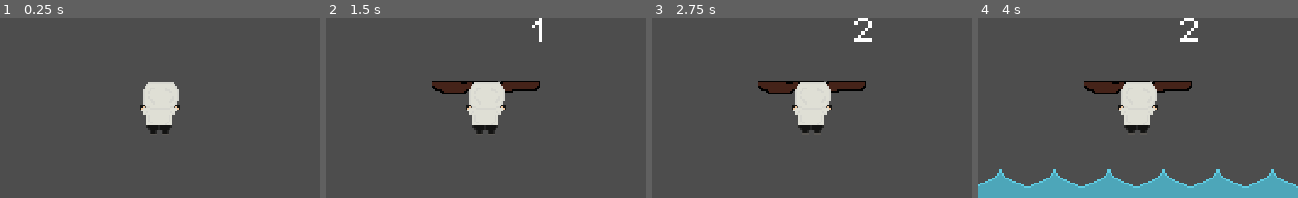
Above: before the commit, frames 1-4 (left to right).
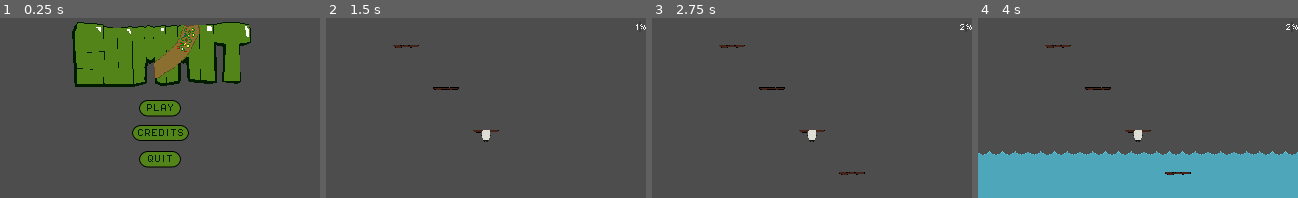
Above: after the commit, the same moments.

Repository: ficho-here/summit
Game: Godot game, scene res://scenes/main_menu.tscn
Same seed, same stepped clock (60 frames per second), same inputs: the game is played once before the commit and once after it. Before the commit the project starts from res://scenes/main.tscn.
Inputs (mouse positions are in pixels of both pictures, inside the frame that each line leads up to):
- Up to frame 1 (0.25 s): no input
- Up to frame 2 (1.5 s): click (486, 108) at 0.5 s, where only the run after the commit has a clickable "PLAY"; tap Enter at 1.25, 1.35 s; move the mouse to (556, 99) at 1.27 s; hold D (right) from 1.28 s (still down); click (556, 99) at 1.42 s
- Up to frame 3 (2.75 s): tap Space at 2 s; move the mouse to (748, 117) at 2.02 s; release D (right) at 2.03 s; hold A (left) from 2.03 s (still down); tap F at 2.1 s
- Up to frame 4 (4 s): tap Enter at 2.75, 2.85 s; move the mouse to (1170, 68) at 2.77 s; release A (left) at 2.78 s; hold D (right) from 2.78 s (still down); move the mouse to (1122, 144) at 3.52 s; tap F at 3.6 s; click (1122, 144) at 3.67 s

The runs differ from the first frame. In frame 1, 22% of the frame differs, in the area x 22-79%, y 2-84%; in frame 2, 4.7%; in frame 3, 4.9%; in frame 4, 21%.

Commit message:
Added ProgressBar

Diff:
--- a/project.godot
+++ b/project.godot
@@ -11,7 +11,7 @@
 [application]
 
 config/name="Summit"
-run/main_scene="uid://dk8ui4i4icyj3"
+run/main_scene="uid://b7bkj5vtp1u27"
 config/features=PackedStringArray("4.5", "Forward Plus")
 config/icon="res://icon.svg"
 
--- a/scenes/ledge.tscn
+++ b/scenes/ledge.tscn
@@ -4,7 +4,7 @@
 [ext_resource type="Script" uid="uid://yfqhme5xrjlm" path="res://scripts/ledge.gd" id="1_knhen"]
 
 [sub_resource type="RectangleShape2D" id="RectangleShape2D_knhen"]
-size = Vector2(64, 9)
+size = Vector2(14, 9)
 
 [node name="Area2D" type="Area2D"]
 script = ExtResource("1_knhen")
--- a/scenes/main.tscn
+++ b/scenes/main.tscn
@@ -20,11 +20,14 @@
 [node name="player" parent="." instance=ExtResource("1_o5qli")]
 
 [node name="Camera2D" type="Camera2D" parent="player"]
-zoom = Vector2(1.7, 1.7)
+offset = Vector2(0, -70)
+zoom = Vector2(0.4, 0.4)
 
-[node name="Label" type="Label" parent="player/Camera2D"]
-offset_left = 23.0
-offset_top = -53.0
-offset_right = 93.0
-offset_bottom = -30.0
+[node name="ProgressBar" type="ProgressBar" parent="player/Camera2D"]
+offset_left = 383.0
+offset_top = -286.0
+offset_right = 387.0
+offset_bottom = -259.0
 theme_override_fonts/font = ExtResource("5_tbgi4")
+
+[node name="CanvasLayer" type="CanvasLayer" parent="."]
--- a/scripts/main.gd
+++ b/scripts/main.gd
@@ -6,14 +6,16 @@
 @onready var water = $Water
 @onready var player = $player
 @export var count_ledges = 100
+@onready var bar = $player/Camera2D/ProgressBar
 var ledge_direction: Array[String] = ["R", "L"]
 
 func _ready() -> void:
 
+	bar.max_value = count_ledges
 	var first_ledge = ledge.duplicate()
-	first_ledge.global_position = Vector2(0, -205)
+	first_ledge.global_position = Vector2(0, -206)
 	map1.add_child(first_ledge)
-	create_ledge(0, -205, count_ledges-2)
+	create_ledge(0, -206, count_ledges-2)
 
 	print(ledge_direction)
 
@@ -31,12 +33,12 @@
 
 	if randpos == 1:
 		ledge_direction.append("R")
-		another_ledge.global_position = Vector2(xp+100, yp-105)
+		another_ledge.global_position = Vector2(xp+100, yp-106)
 		map1.add_child(another_ledge)
-		create_ledge(xp+100, yp-105, count-1)
+		create_ledge(xp+100, yp-106, count-1)
 
 	elif randpos == 2:
 		ledge_direction.append("L")
-		another_ledge.global_position = Vector2(xp-100, yp-105)
+		another_ledge.global_position = Vector2(xp-100, yp-106)
 		map1.add_child(another_ledge)
-		create_ledge(xp-100, yp-105, count-1)
+		create_ledge(xp-100, yp-106, count-1)
--- a/scripts/player.gd
+++ b/scripts/player.gd
@@ -7,8 +7,9 @@
 var first_jump = false
 var current_ledge: Area2D = null
 var jump_count = 0
+@onready var bar = $Camera2D/ProgressBar
 @onready var main_node = get_parent()
-@onready var label = $Camera2D/Label
+
 func get_input():
 
 
@@ -19,7 +20,7 @@
 	if Input.is_action_just_pressed("right") and main_node.ledge_direction[jump_count] == "R":
 		first_jump = true
 		jump_count += 1
-		label.text = str(jump_count)
+
 		velocity.y = -speed
 		velocity.x = speed
 		is_hanging = false
@@ -27,13 +28,14 @@
 
 	elif Input.is_action_just_pressed("left") and main_node.ledge_direction[jump_count] == "L":
 		jump_count += 1
-		label.text = str(jump_count)
+
 		velocity.y = -speed
 		velocity.x = -speed
 		is_hanging = false
 		trigger_jump()
 
 func _physics_process(delta: float) -> void:
+	bar.value = jump_count
 	if is_hanging == true:
 		get_input()
 	move_and_slide()
@@ -51,8 +53,7 @@
 
 func teleport_to_ledge(ledge: Area2D):
 	is_hanging = true
+	velocity = Vector2.ZERO
 	global_position = ledge.global_position
-	velocity = Vector2.ZERO
-
 func get_first_jump():
 	return first_jump
